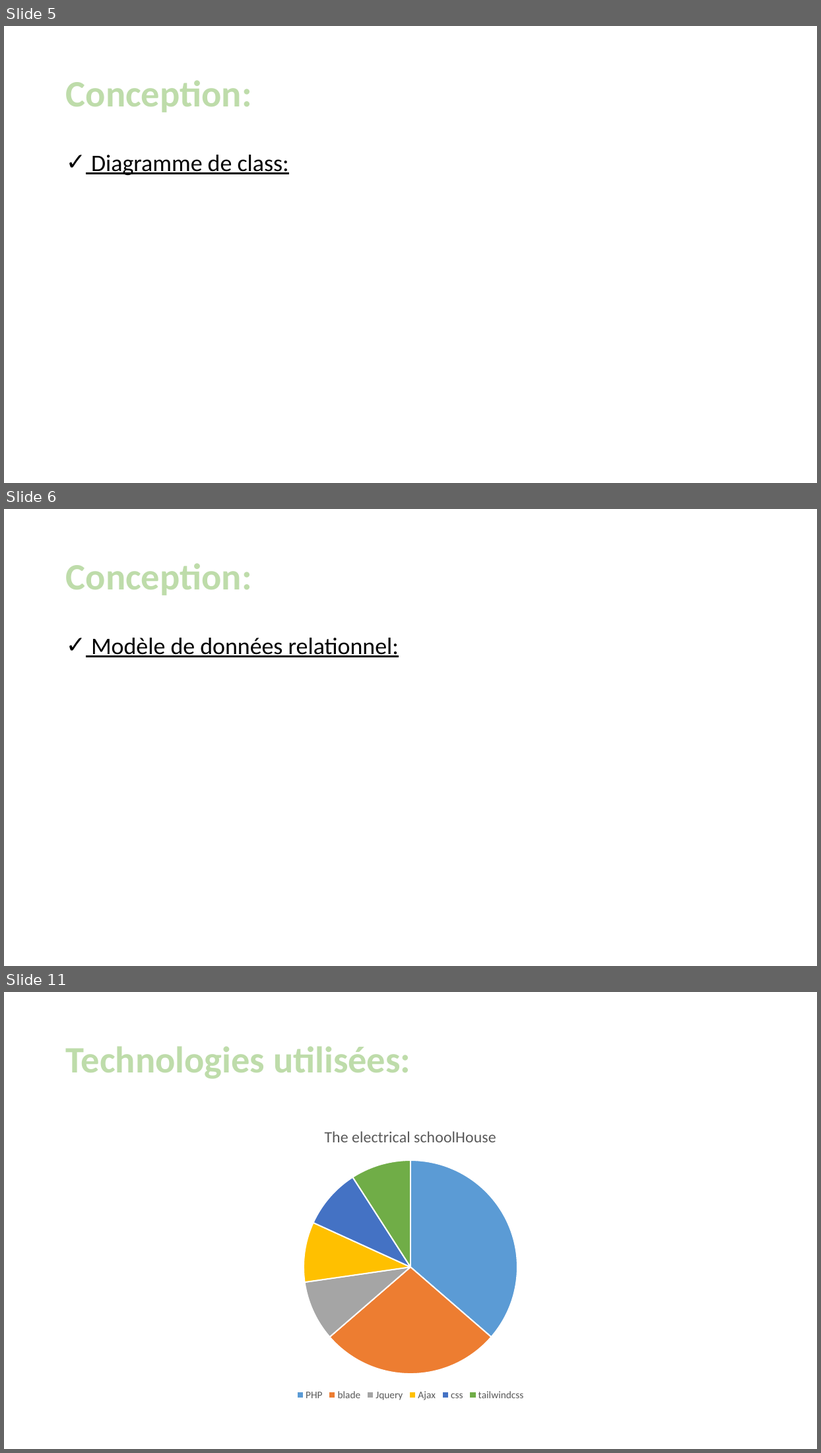
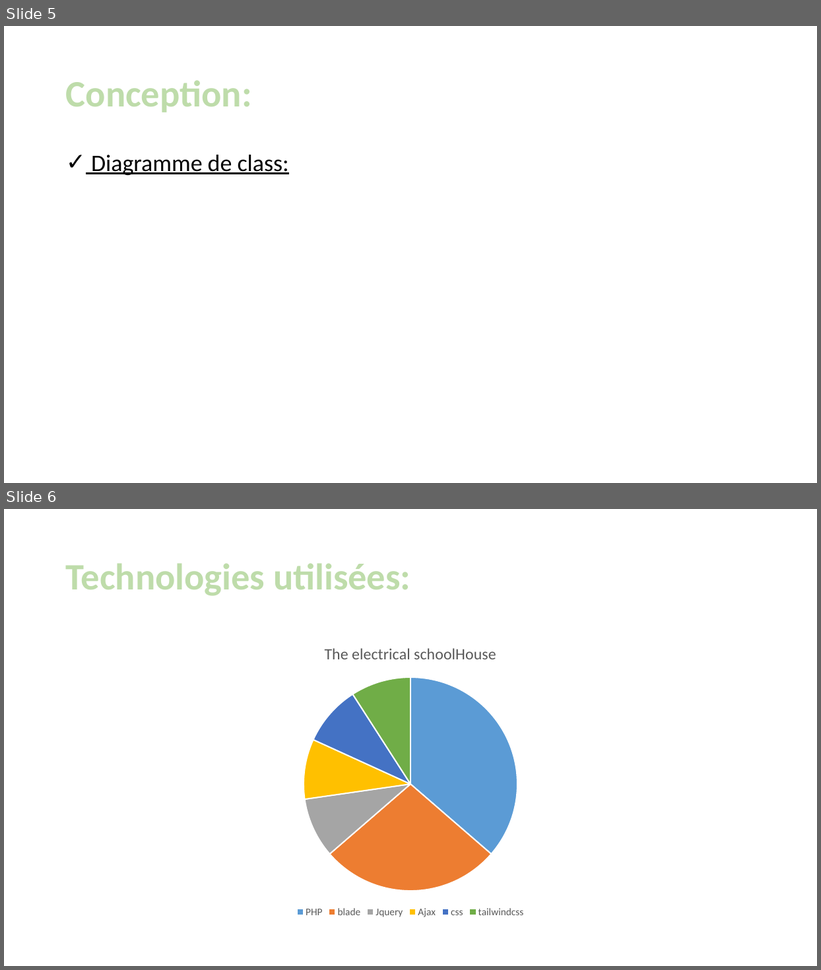
Before and after one commit to moussafia/The_Electric_Schoolhouse-, a slide deck: presentation/The electrical SchoolHouse.pptx. Shown one above the other, each under a label of ours: slides 5, 6 and 11 before the commit, slides 5 and 6 after it; the slides between them are not shown. The pictures are 821x1453 and 821x970 pixels, drawn with LibreOffice and Linux fonts; fonts in the diff are those of the drawing. Boxes give left, top, right and bottom in pixels: in the first picture for what was removed or moved away, otherwise in the second. Text is boxed around its words. In the diff, an @@ line names an element or a change of style, - is before the commit and + after.

```diff
--- a/presentation/The electrical SchoolHouse.pptx
+++ b/presentation/The electrical SchoolHouse.pptx
@@ slide 6 removed at (4, 509, 817, 966), background #FFFFFF @@
@@ title removed at (66, 563, 252, 595) @@
-Conception:
@@ text removed at (91, 638, 399, 657) @@
-✓ Modèle de données relationnel:
@@ what was slide 11 is now slide 6 @@
```
Also in this commit, not shown: 1 slide changed, 5 other slides removed, 26 other files.
